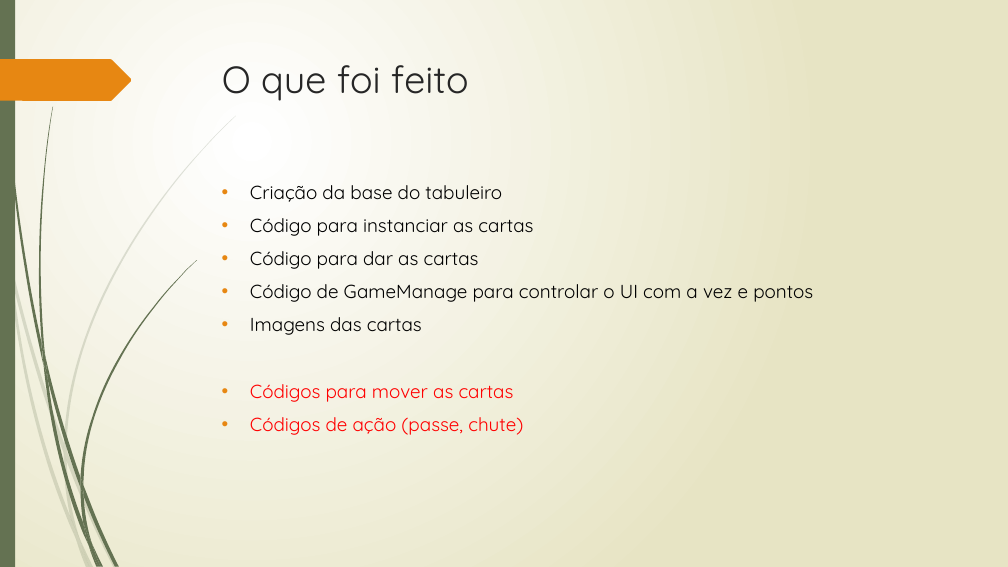
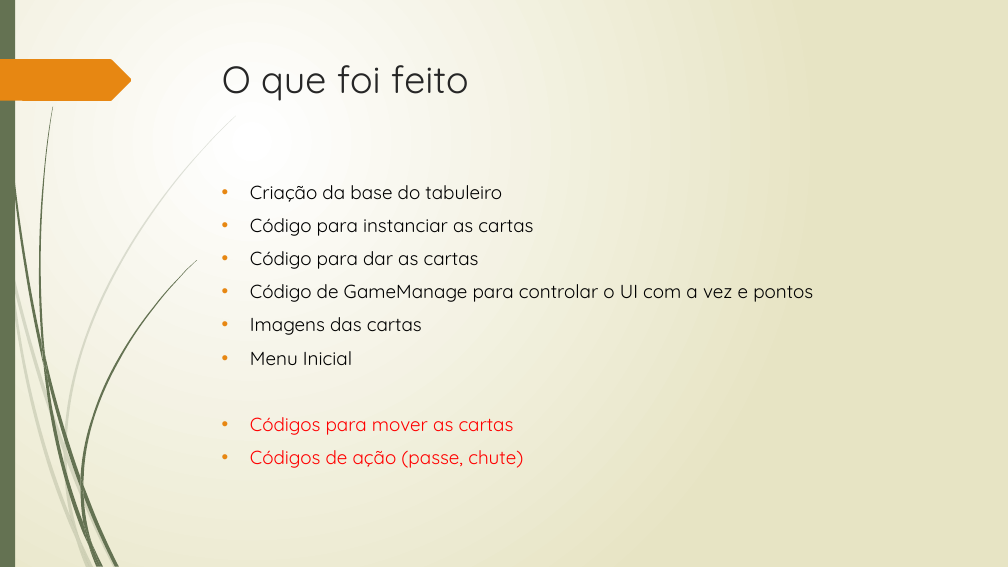
Before and after one commit to RenanFarias/Futebol-The-Gathering, a slide deck: slide 6 of Apresentacao.pptx. Drawn at 1008x567 pixels with LibreOffice and Linux fonts; fonts in the diff are those of the drawing. Boxes give left, top, right and bottom in pixels: in the first picture for what was removed or moved away, otherwise in the second. Text is boxed around its words. In the diff, an @@ line names an element or a change of style, - is before the commit and + after.

```diff
--- a/Apresentacao.pptx
+++ b/Apresentacao.pptx
@@ text at <box>250,351,352,365</box>: paragraph added @@
+• Menu Inicial
```
Also in this commit, not shown: 2 other slides changed.
